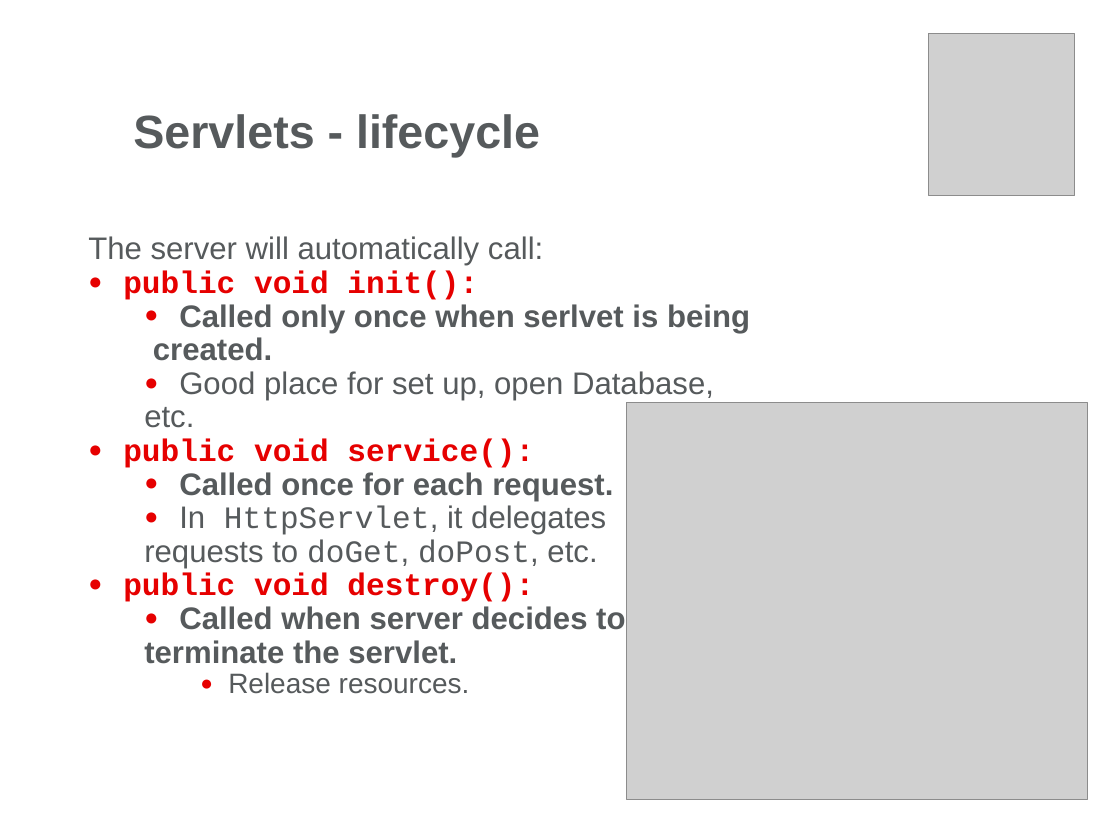
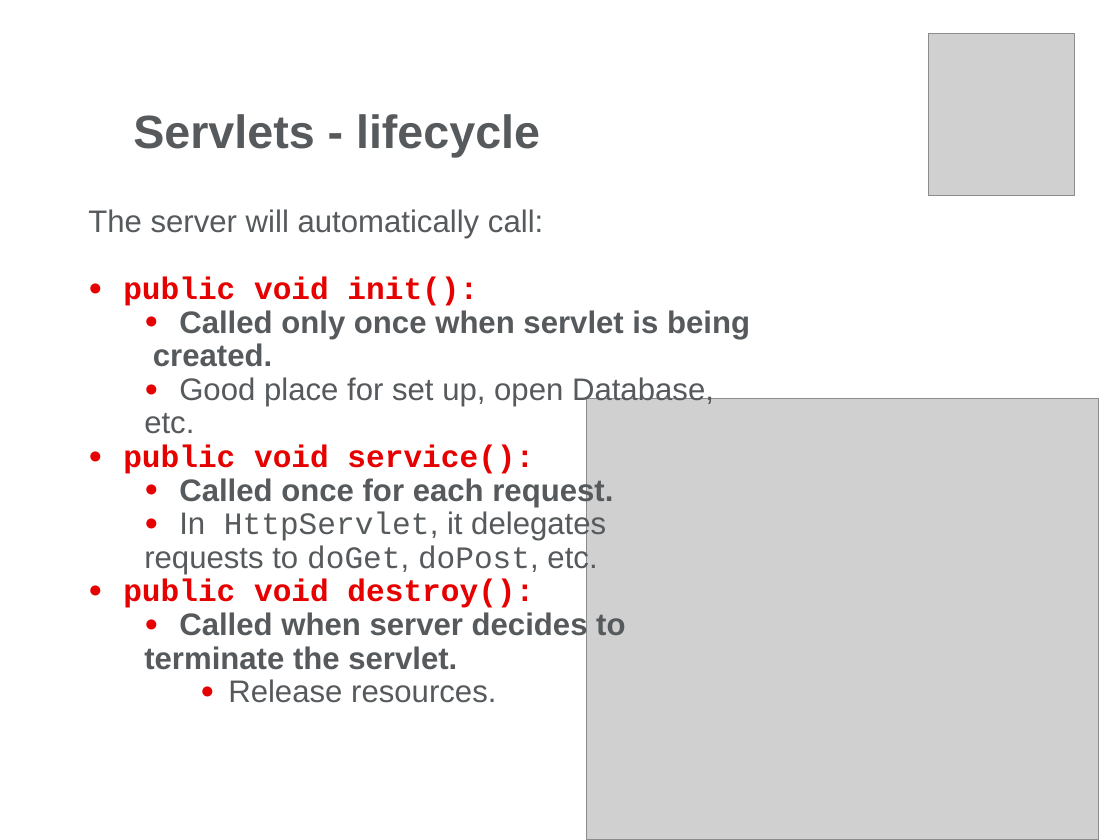
Before and after one commit to andreiapostol/JavaDocs, a slide deck: slide 32 of Servlets/Day1/Docs/Web Presentation-Part1.pptx. Drawn at 1120x840 pixels with LibreOffice and Linux fonts; fonts in the diff are those of the drawing; grey boxes stand for pictures; background and template pictures are left out. Boxes give left, top, right and bottom in pixels: in the first picture for what was removed or moved away, otherwise in the second. Text is boxed around its words. In the diff, an @@ line names an element or a change of style, - is before the commit and + after.

```diff
--- a/Servlets/Day1/Docs/Web Presentation-Part1.pptx
+++ b/Servlets/Day1/Docs/Web Presentation-Part1.pptx
@@ text "The server will automatically call:": place and size @@
-text "The server will automatically call:" at bbox=[88, 236, 750, 694]
+text "The server will automatically call:" at bbox=[88, 209, 750, 703]
@@ text at bbox=[179, 310, 750, 339]: text changed @@
-  ● Called only once when serlvet is being
+  ● Called only once when servlet is being
@@ picture: place and size @@
-picture at bbox=[627, 403, 1088, 801]
+picture at bbox=[587, 399, 1099, 840]
@@ text at bbox=[228, 679, 496, 703]: size 18 to 20 pt in "Release resources." @@
```
Also in this commit, not shown: 15 other slides changed, 18 other files.
